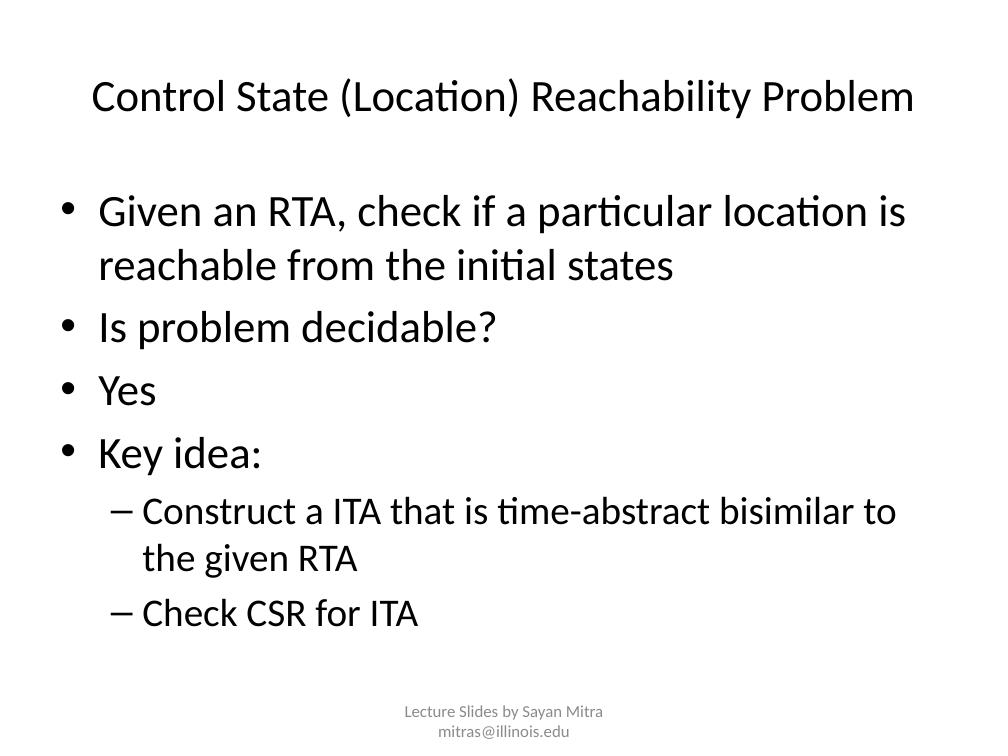
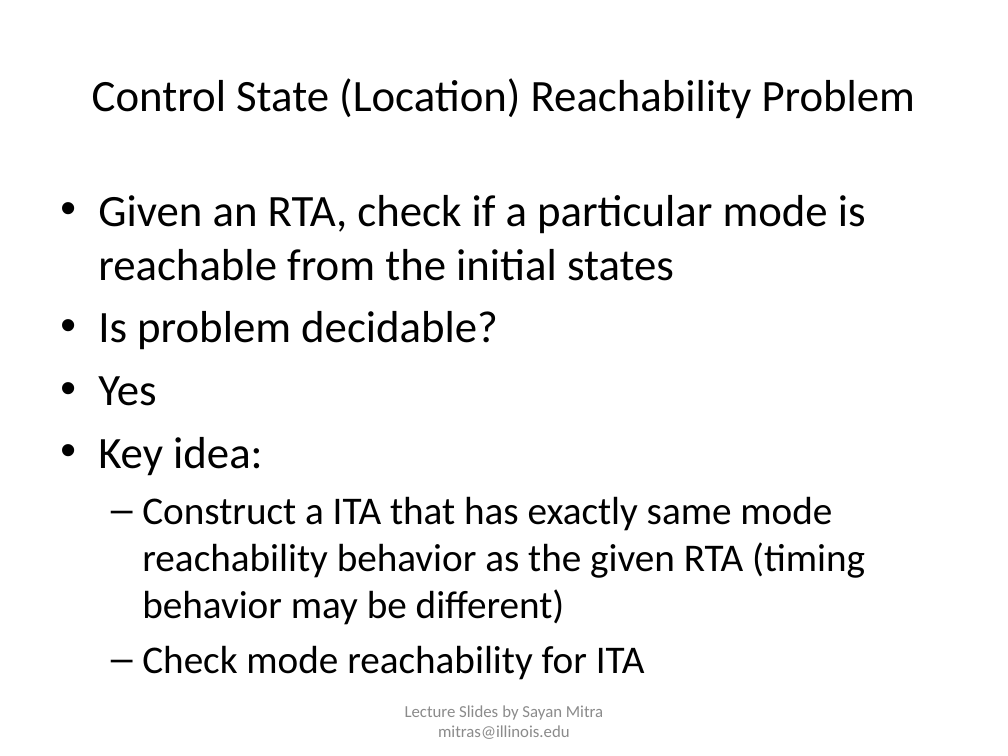
Before and after one commit to sayanmitracode/cpsbooksite, a slide deck: slide 28 of Slides/ReachabilityTimedAutomata21.pptx (slide 25 before the commit). Drawn at 1008x756 pixels with LibreOffice and Linux fonts; fonts in the diff are those of the drawing. Boxes give left, top, right and bottom in pixels: in the first picture for what was removed or moved away, otherwise in the second. Text is boxed around its words. In the diff, an @@ line names an element or a change of style, - is before the commit and + after.

Commit message:
time abstraction

```diff
--- a/Slides/ReachabilityTimedAutomata21.pptx
+++ b/Slides/ReachabilityTimedAutomata21.pptx
@@ text at (x1=98, y1=195, x2=866, y2=281): text changed @@
-• Given an RTA, check if a particular location is reachable from the initial states
+• Given an RTA, check if a particular mode is reachable from the initial states
@@ text at (x1=142, y1=496, x2=865, y2=680): text changed @@
-  – Construct a ITA that is time-abstract bisimilar to the given RTA
-  – Check CSR for ITA
+  – Construct a ITA that has exactly same mode reachability behavior as the given RTA (timing behavior may be different)
+  – Check mode reachability for ITA
```
Also in this commit, not shown: 4 other slides changed, 3 slides added, 5 other files.
